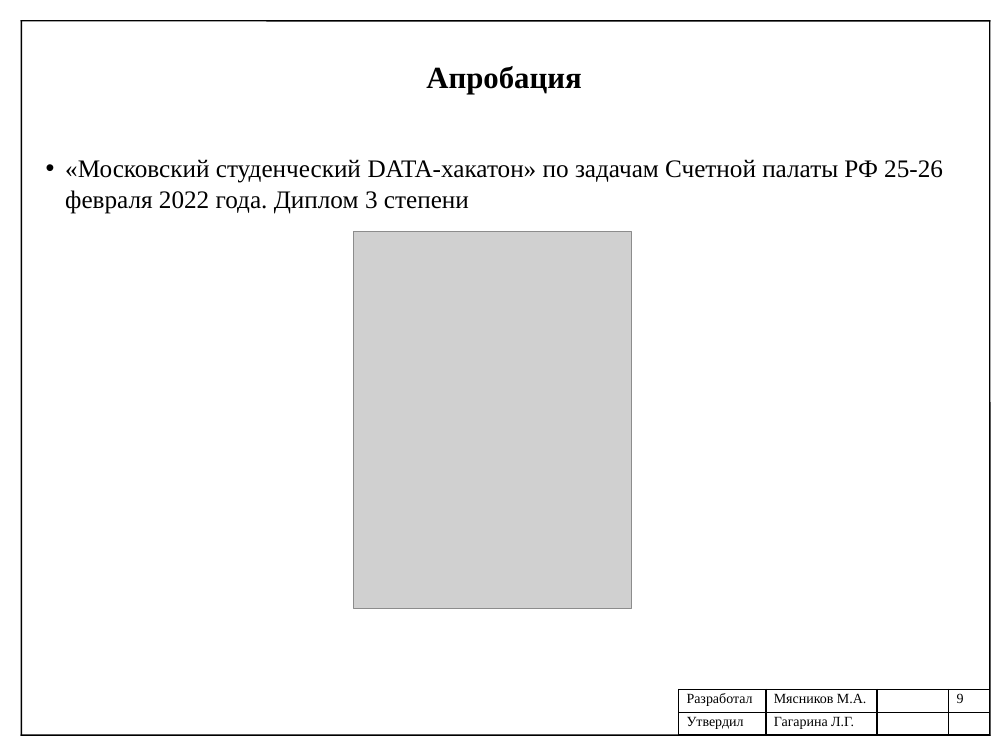
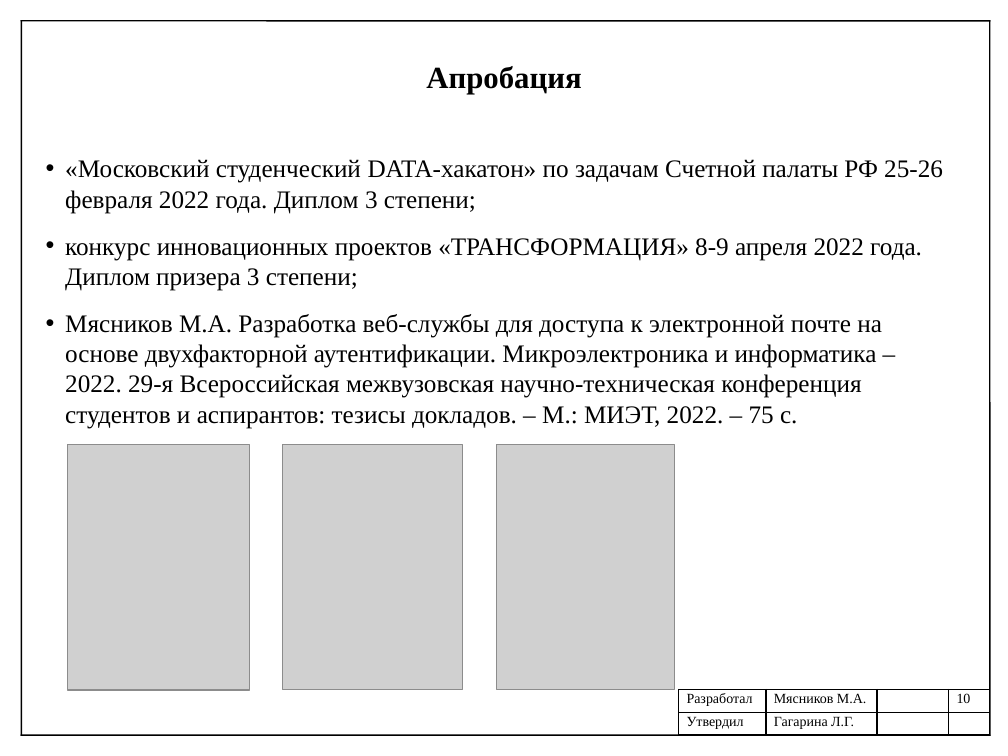
Before and after one commit to mJaJksJ/VCR, a slide deck: slide 10 of Научно-исследовательская практика/Презентация отчета.pptx (slide 9 before the commit). Drawn at 1008x756 pixels with LibreOffice and Linux fonts; fonts in the diff are those of the drawing; grey boxes stand for pictures. Boxes give left, top, right and bottom in pixels: in the first picture for what was removed or moved away, otherwise in the second. Text is boxed around its words. In the diff, an @@ line names an element or a change of style, - is before the commit and + after.

Commit message:
наработки по научно-исследовательской практике

```diff
--- a/Научно-исследовательская практика/Презентация отчета.pptx
+++ b/Научно-исследовательская практика/Презентация отчета.pptx
@@ text at <box>65,159,943,429</box>: text changed @@
-• «Московский студенческий DATA-хакатон» по задачам Счетной палаты РФ 25-26 февраля 2022 года. Диплом 3 степени
+• «Московский студенческий DATA-хакатон» по задачам Счетной палаты РФ 25-26 февраля 2022 года. Диплом 3 степени;
+• конкурс инновационных проектов «ТРАНСФОРМАЦИЯ» 8-9 апреля 2022 года. Диплом призера 3 степени;
+• Мясников М.А. Разработка веб-службы для доступа к электронной почте на основе двухфакторной аутентификации. Микроэлектроника и информатика – 2022. 29-я Всероссийская межвузовская научно-техническая конференция студентов и аспирантов: тезисы докладов. – М.: МИЭТ, 2022. – 75 с.
@@ picture: place and size @@
-picture at <box>353,232,632,608</box>
+picture at <box>68,445,249,689</box>
@@ picture added at <box>282,445,463,689</box> @@
@@ picture added at <box>496,445,674,689</box> @@
@@ table at <box>678,689,990,735</box> @@
-row 1, column 4: 9
+row 1, column 4: 10
```
Also in this commit, not shown: 3 other slides changed, 1 slide added, 3 other files.
